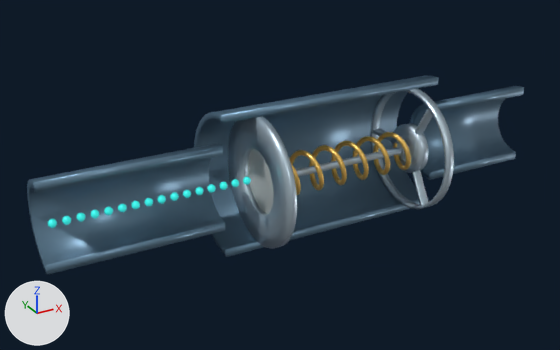
Renders of the Blender file outputs/blender/checkvalve.blend from each side of a commit.
Both versions are drawn from a 50 mm lens placed at (-5.5, -8.9, 4.5), pointed at (-0.7, -0.1, 0.1). Every picture has the same lights, and +X, +Y and +Z are marked at lower left. The older version comes first. Both versions are drawn at frame 833 of the action 'Flow tracer 06Action'; the numbers are the values there.
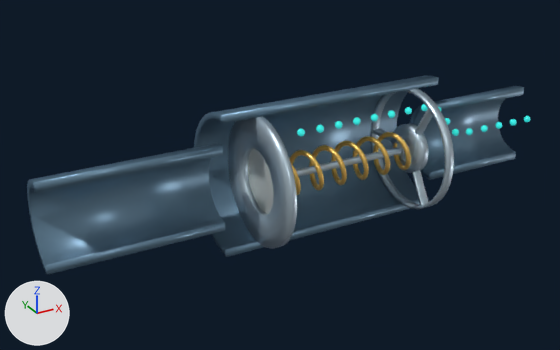
The change, as a diff of the scene's bpy script:
```diff
--- a/outputs/blender/checkvalve.blend.py
+++ b/outputs/blender/checkvalve.blend.py
@@ ob_flow_tracer_00 @@
 ob_flow_tracer_00 = bpy.data.objects.new('Flow tracer 00', me_sphere)
-ob_flow_tracer_00.location = (-2.145, -0.25, 0.18)
+ob_flow_tracer_00.location = (1.043, -0.327, 0.767)
@@ ob_flow_tracer_01 @@
 ob_flow_tracer_01 = bpy.data.objects.new('Flow tracer 01', me_sphere_001)
-ob_flow_tracer_01.location = (-1.97, -0.25, 0.18)
+ob_flow_tracer_01.location = (0.734, -0.338, 0.769)
@@ ob_flow_tracer_02 @@
 ob_flow_tracer_02 = bpy.data.objects.new('Flow tracer 02', me_sphere_002)
-ob_flow_tracer_02.location = (-1.795, -0.25, 0.18)
+ob_flow_tracer_02.location = (0.424, -0.348, 0.772)
@@ ob_flow_tracer_03 @@
 ob_flow_tracer_03 = bpy.data.objects.new('Flow tracer 03', me_sphere_003)
-ob_flow_tracer_03.location = (-1.62, -0.25, 0.18)
+ob_flow_tracer_03.location = (0.114, -0.359, 0.775)
@@ ob_flow_tracer_04 @@
 ob_flow_tracer_04 = bpy.data.objects.new('Flow tracer 04', me_sphere_004)
-ob_flow_tracer_04.location = (-1.445, -0.25, 0.18)
+ob_flow_tracer_04.location = (-0.196, -0.369, 0.777)
@@ ob_flow_tracer_05 @@
 ob_flow_tracer_05 = bpy.data.objects.new('Flow tracer 05', me_sphere_005)
-ob_flow_tracer_05.location = (-1.27, -0.25, 0.18)
+ob_flow_tracer_05.location = (-0.506, -0.38, 0.78)
@@ ob_flow_tracer_06 @@
 ob_flow_tracer_06 = bpy.data.objects.new('Flow tracer 06', me_sphere_006)
-ob_flow_tracer_06.location = (-3.895, -0.25, 0.18)
+ob_flow_tracer_06.location = (3.892, -0.25, 0.18)
@@ ob_flow_tracer_07 @@
 ob_flow_tracer_07 = bpy.data.objects.new('Flow tracer 07', me_sphere_007)
-ob_flow_tracer_07.location = (-3.72, -0.25, 0.18)
+ob_flow_tracer_07.location = (3.582, -0.25, 0.18)
@@ ob_flow_tracer_08 @@
 ob_flow_tracer_08 = bpy.data.objects.new('Flow tracer 08', me_sphere_008)
-ob_flow_tracer_08.location = (-3.545, -0.25, 0.18)
+ob_flow_tracer_08.location = (3.272, -0.25, 0.18)
@@ ob_flow_tracer_09 @@
 ob_flow_tracer_09 = bpy.data.objects.new('Flow tracer 09', me_sphere_009)
-ob_flow_tracer_09.location = (-3.37, -0.25, 0.18)
+ob_flow_tracer_09.location = (2.962, -0.25, 0.18)
@@ ob_flow_tracer_10 @@
 ob_flow_tracer_10 = bpy.data.objects.new('Flow tracer 10', me_sphere_010)
-ob_flow_tracer_10.location = (-3.195, -0.25, 0.18)
+ob_flow_tracer_10.location = (2.652, -0.25, 0.18)
@@ ob_flow_tracer_11 @@
 ob_flow_tracer_11 = bpy.data.objects.new('Flow tracer 11', me_sphere_011)
-ob_flow_tracer_11.location = (-3.02, -0.25, 0.18)
+ob_flow_tracer_11.location = (2.36, -0.254, 0.222)
@@ ob_flow_tracer_12 @@
 ob_flow_tracer_12 = bpy.data.objects.new('Flow tracer 12', me_sphere_012)
-ob_flow_tracer_12.location = (-2.845, -0.25, 0.18)
+ob_flow_tracer_12.location = (2.147, -0.273, 0.447)
@@ ob_flow_tracer_13 @@
 ob_flow_tracer_13 = bpy.data.objects.new('Flow tracer 13', me_sphere_013)
-ob_flow_tracer_13.location = (-2.67, -0.25, 0.18)
+ob_flow_tracer_13.location = (1.934, -0.292, 0.671)
@@ ob_flow_tracer_14 @@
 ob_flow_tracer_14 = bpy.data.objects.new('Flow tracer 14', me_sphere_014)
-ob_flow_tracer_14.location = (-2.495, -0.25, 0.18)
+ob_flow_tracer_14.location = (1.663, -0.306, 0.762)
@@ ob_flow_tracer_15 @@
 ob_flow_tracer_15 = bpy.data.objects.new('Flow tracer 15', me_sphere_015)
-ob_flow_tracer_15.location = (-2.32, -0.25, 0.18)
+ob_flow_tracer_15.location = (1.353, -0.317, 0.764)
```

Pixel boxes (x1, y1, x2, y2) of what changed, in the pictures (560 x 350 px):
'Flow tracer 04', moved: before (231, 179, 239, 187); after (316, 125, 324, 133)
'Flow tracer 07', moved: before (62, 216, 71, 225); after (510, 119, 517, 125)
'Flow tracer 02', moved: before (207, 184, 216, 193); after (353, 117, 361, 125)
'Flow tracer 03', moved: before (219, 182, 227, 190); after (335, 121, 343, 129)
'Flow tracer 08', moved: before (76, 213, 85, 222); after (495, 122, 502, 129)
'Flow tracer 09', moved: before (91, 210, 99, 218); after (481, 125, 488, 132)
'Flow tracer 15', moved: before (170, 192, 179, 201); after (405, 107, 412, 114)
'Flow tracer 01', moved: before (195, 187, 203, 195); after (371, 114, 378, 121)
'Flow tracer 06', moved: before (48, 219, 57, 228); after (524, 116, 530, 122)
'Flow tracer 10', moved: before (104, 207, 113, 215); after (466, 128, 473, 135)
'Flow tracer 11', moved: before (118, 204, 127, 212); after (452, 129, 459, 136)
'Flow tracer 05', moved: before (243, 177, 251, 185); after (297, 129, 305, 136)
'Flow tracer 00', moved: before (183, 190, 191, 198); after (388, 110, 395, 118)
'Flow tracer 14', moved: before (157, 195, 166, 204); after (421, 104, 428, 111)
'Flow tracer 12', moved: before (131, 201, 140, 209); after (445, 118, 450, 125)
'Flow tracer 13', moved (not visible afterwards): before (145, 198, 153, 206)
